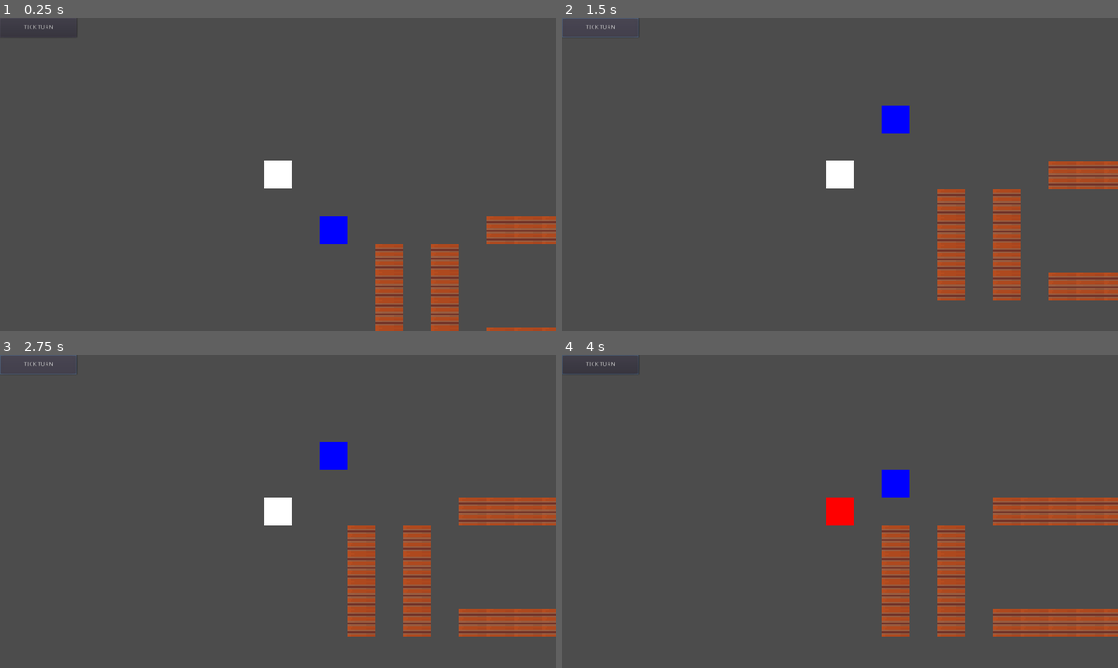
Above: before the commit, frames 1-4 (two rows, left to right).
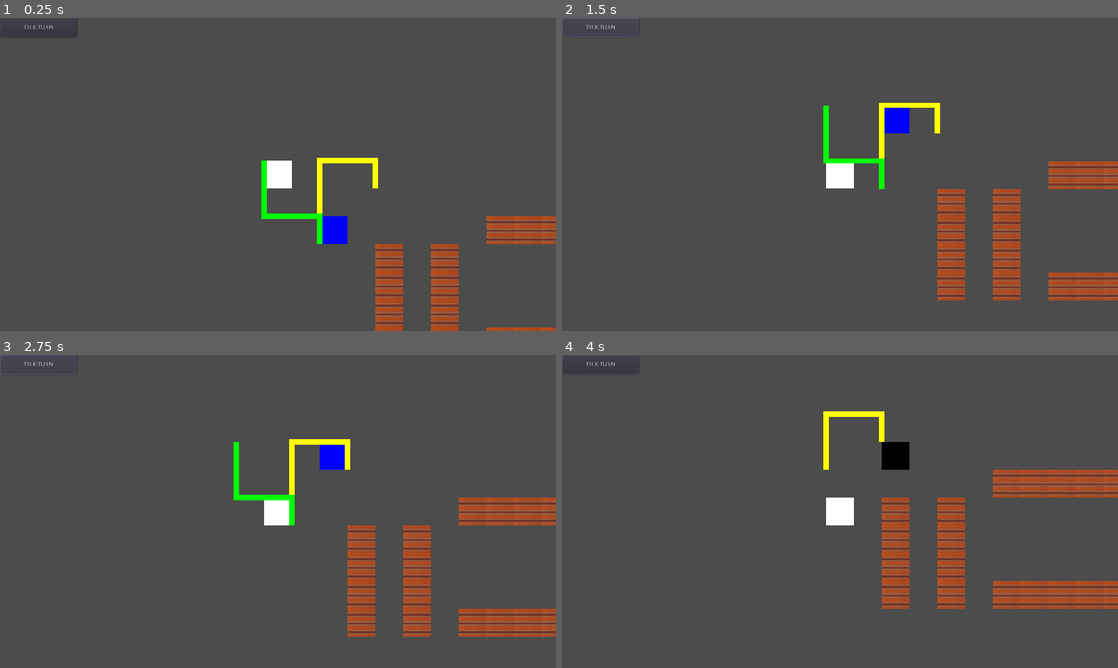
Above: after the commit, the same moments.

Repository: Godot-Wild-Jam-22-Team/CaveRobotGame
Game: Godot game, scene res://Game/Game.tscn
The game is run twice, just before and just after one commit, with the same random seed, the same clock (stepped at 60 frames per second) and the same inputs.
Inputs (mouse positions are in pixels of both pictures, inside the frame that each line leads up to):
- Up to frame 1 (0.25 s): no input
- Up to frame 2 (1.5 s): click "TICK TURN" at 0.5 s; click "TICK TURN" at 1.25 s
- Up to frame 3 (2.75 s): click "TICK TURN" at 2 s
- Up to frame 4 (4 s): tap Enter at 2.75 s; move the mouse to (840, 511) at 2.77 s; click (840, 511) at 2.92 s; tap Space at 3.5 s; move the mouse to (895, 455) at 3.52 s; click (895, 455) at 3.67 s

The runs differ from the first frame. In frame 1, 0.9% of the frame differs, in the area x 47-68%, y 44-73%; in frame 2, 0.8%; in frame 3, 0.9%; in frame 4, 12%, in the area x 47-100%, y 18-90%.

Commit message:
path visualization

Diff:
--- a/Autoload/Global.gd
+++ b/Autoload/Global.gd
@@ -1,10 +1,3 @@
 extends Node
 
 const UNIT_SIZE : int = 16
-
-enum MoveDirection {
-	UP,
-	DOWN,
-	RIGHT,
-	LEFT
-}
--- a/Characters/Astronaut.gd
+++ b/Characters/Astronaut.gd
@@ -3,6 +3,7 @@
 
 func _ready() -> void:
 	placeholder_sprite.color = Color.white
+	path_visualization.default_color = Color.green
 
 func path_ended() -> void:
 	movement_path.delete_path()
--- a/Characters/Character.gd
+++ b/Characters/Character.gd
@@ -10,6 +10,7 @@
 onready var collision_ray : RayCast2D = $RayCast2D as RayCast2D
 onready var movement_tween : Tween = $Tween as Tween
 onready var placeholder_sprite : Polygon2D = $SpritePlaceHolder as Polygon2D
+onready var path_visualization : Line2D = $Line2D as Line2D
 
 #remote transform should be used to control position of a progress bar on top of character
 
@@ -21,12 +22,12 @@
 var selected_overlay_color : Color = Color.red
 var speed : float = 5.0
 var energy: float = 100 setget set_energy #both energy and oxygen
-var directions : Dictionary = {
-	Global.MoveDirection.UP : Vector2.UP,
-	Global.MoveDirection.DOWN : Vector2.DOWN,
-	Global.MoveDirection.LEFT : Vector2.LEFT,
-	Global.MoveDirection.RIGHT : Vector2.RIGHT
-}
+#var directions : Dictionary = {
+#	Global.MoveDirection.UP : Vector2.UP,
+#	Global.MoveDirection.DOWN : Vector2.DOWN,
+#	Global.MoveDirection.LEFT : Vector2.LEFT,
+#	Global.MoveDirection.RIGHT : Vector2.RIGHT
+#}
 
 var movement_path : MovementPath = null
 var path_index : int = 0
@@ -35,16 +36,23 @@
 	position = position.snapped(Vector2.ONE * Global.UNIT_SIZE)
 	position += Vector2.ONE * Global.UNIT_SIZE/2
 
+	path_visualization.clear_points()
+	path_visualization.set_as_toplevel(true)
+
 	movement_path.connect("path_ended", self, "path_ended")
 	Events.connect("turn_tick", self, "turn_tick")
 
-# abstract method, implmented in astronaut/robot
+func _process(_delta : float) -> void:
+	path_visualization.points = movement_path.visualize_path()
+
+# abstract method, implemented in astronaut/robot
 func path_ended() -> void:
 	pass
 
 func turn_tick() -> void:
+	set_selected(false)
 	if not movement_tween.is_active() and movement_path.path_size > 0:
-		move(directions[movement_path.get_direction()])
+		move(movement_path.get_direction())
 
 func initialize(pos: Vector2)  -> void:
 	# call from level or game scene
--- a/Characters/Character.tscn
+++ b/Characters/Character.tscn
@@ -26,4 +26,7 @@
 cast_to = Vector2( 0, 16 )
 
 [node name="Tween" type="Tween" parent="."]
+
+[node name="Line2D" type="Line2D" parent="."]
+width = 3.0
 [connection signal="input_event" from="." to="." method="_on_Character_input_event"]
--- a/Characters/Path.gd
+++ b/Characters/Path.gd
@@ -4,36 +4,61 @@
 signal path_ended()
 
 var path : Array = [] setget set_path
+var start_point : Vector2 = Vector2.ZERO
 var path_size : int = 0
 var path_index : int = 0
+var directions : PoolVector2Array = [
+	Vector2.UP,
+	Vector2.DOWN,
+	Vector2.LEFT,
+	Vector2.RIGHT
+]
 
 func set_path(value : Array) -> void:
 	path = value.duplicate()
 	path_size = path.size()
 
-func get_direction():
-	var temp = path[path_index]
+func visualize_path() -> PoolVector2Array:
+	var visualization := PoolVector2Array([])
+	var temp_point : Vector2 = start_point
+	visualization.append(temp_point)
+	for p in path:
+		temp_point += p * Global.UNIT_SIZE
+		visualization.append(temp_point)
+	return visualization
+
+func add_node_to_path(direction : Vector2):
+	path.append(direction)
+	path_size += 1
+
+func remove_node_from_path(index : int):
+	path.remove(index)
+	path_size -=1
+
+func get_direction() -> Vector2:
+	var dir = path[path_index]
 	path_index += 1
 	if path_index >= path_size:
-		path_index = 0
 		emit_signal("path_ended")
-	return temp
+	return dir
 
 func reverse_path() -> void:
+	start_point = visualize_path()[-1] # TODO: find a better way to do this
 	var new_path : Array = []
 	var temp_path = path.duplicate()
 	temp_path.invert()
 	for p in temp_path:
 		match p:
-			Global.MoveDirection.UP:
-				new_path.append(Global.MoveDirection.DOWN)
-			Global.MoveDirection.DOWN:
-				new_path.append(Global.MoveDirection.UP)
-			Global.MoveDirection.RIGHT:
-				new_path.append(Global.MoveDirection.LEFT)
-			Global.MoveDirection.LEFT:
-				new_path.append(Global.MoveDirection.RIGHT)
+			Vector2.UP:
+				new_path.append(Vector2.DOWN)
+			Vector2.DOWN:
+				new_path.append(Vector2.UP)
+			Vector2.RIGHT:
+				new_path.append(Vector2.LEFT)
+			Vector2.LEFT:
+				new_path.append(Vector2.RIGHT)
 	path = new_path
+	path_index = 0
 
 func delete_path() -> void:
 	path_size = 0
--- a/Characters/Robot.gd
+++ b/Characters/Robot.gd
@@ -3,6 +3,7 @@
 
 func _ready() -> void:
 	placeholder_sprite.color = Color.blue
+	path_visualization.default_color = Color.yellow
 
 func path_ended() -> void:
 	movement_path.reverse_path()
--- a/Game/Game.gd
+++ b/Game/Game.gd
@@ -4,37 +4,40 @@
 #astronaut should be out of turn management, free to move but on grid
 
 #add new Robots to Robots scene to manage all added scenes
+onready var robot_node : Node = $Node2D/Robots as Node
+
 
 var astronaut_spawn_position : Vector2 = Vector2(0, 0) * Global.UNIT_SIZE # this is a placeholder for now
 var robot_spawn_position : Vector2 = Vector2(2, 2) * Global.UNIT_SIZE
 var robot_path : Array = [
-	Global.MoveDirection.UP,
-	Global.MoveDirection.UP,
-	Global.MoveDirection.RIGHT,
-	Global.MoveDirection.RIGHT,
-	Global.MoveDirection.DOWN,
+	Vector2.UP,
+	Vector2.UP,
+	Vector2.RIGHT,
+	Vector2.RIGHT,
+	Vector2.DOWN
 ]
 var astronaut_path : Array = [
-	Global.MoveDirection.DOWN,
-	Global.MoveDirection.DOWN,
-	Global.MoveDirection.RIGHT,
-	Global.MoveDirection.RIGHT,
-	Global.MoveDirection.DOWN,
+	Vector2.DOWN,
+	Vector2.DOWN,
+	Vector2.RIGHT,
+	Vector2.RIGHT,
+	Vector2.DOWN
 ]
 
 var selected_object : Character = null
 
 # Called when the node enters the scene tree for the first time.
 func _ready() -> void:
-	_spawn_character(Resources.astronaut_scene, astronaut_spawn_position)
-	_spawn_character(Resources.robot_scene, robot_spawn_position)
+	_spawn_character(Resources.astronaut_scene, astronaut_spawn_position, self)
+	_spawn_character(Resources.robot_scene, robot_spawn_position, robot_node)
 
-func _spawn_character(scene : PackedScene, pos : Vector2) -> void:
+func _spawn_character(scene : PackedScene, pos : Vector2, parent : Node) -> void:
 	var instance := scene.instance() as Character
 	instance.initialize(pos)
-	instance.movement_path.path = astronaut_path if scene == Resources.astronaut_scene else robot_path
+	instance.movement_path.path = astronaut_path if scene == Resources.astronaut_scene else robot_path # for movement testing
+	instance.movement_path.start_point = astronaut_spawn_position if scene == Resources.astronaut_scene else robot_spawn_position # for movement testing
 	instance.connect("selected", self, "character_selected")
-	add_child(instance)
+	parent.add_child(instance)
 
 func character_selected(object : Character) -> void:
 	if selected_object != null and selected_object != object:
